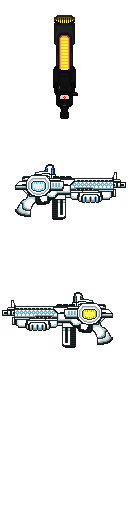
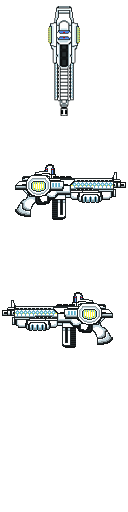
Two versions of the same layered image (128×512). Layer-by-layer changes:
renamed "p90Updown" to "white gun top", moved it above "AlienTop", painted on it over <box>48,6,80,119</box>
